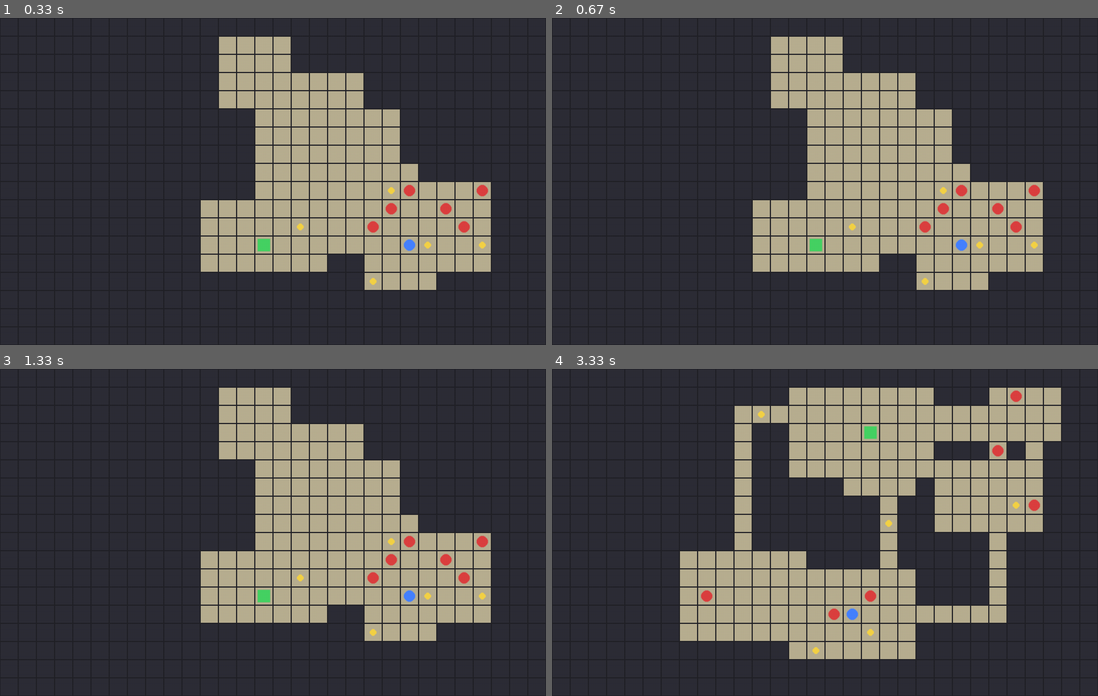
Above: before the commit, frames 1-4 (two rows, left to right).
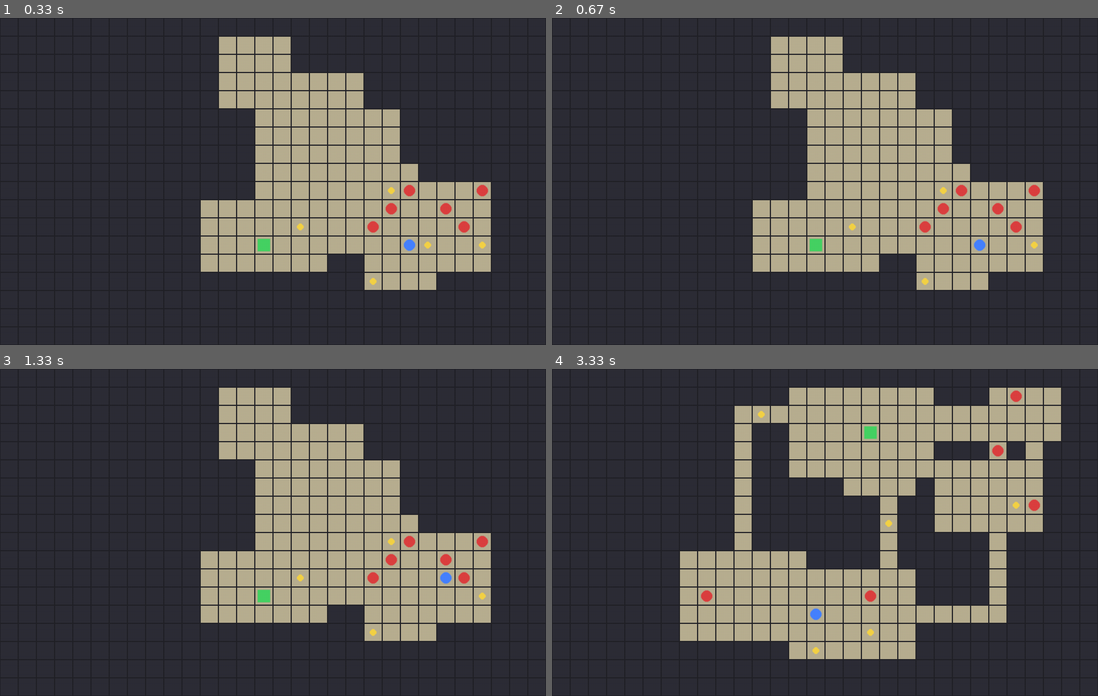
Above: after the commit, the same moments.

Repository: hyunseo-03/DSA-2026-Project
Game: pygame game, started from project.py
Same seed, same stepped clock (60 frames per second), same inputs: the game is played once before the commit and once after it.
Inputs:
- Up to frame 1 (0.33 s): no input
- Up to frame 2 (0.67 s): hold Right from 0.33 s (still down)
- Up to frame 3 (1.33 s): release Right at 0.8 s; hold Up 0.83-1.13 s; hold Right from 1.17 s (still down)
- Up to frame 4 (3.33 s): release Right at 1.63 s; hold Left 1.67-2.2 s; hold Down 2.23-2.53 s; hold R 2.57-2.97 s; hold Left 2.57-2.97 s; hold Left from 3 s (still down)

Frame 1 is identical in both runs. In frame 2, 0.1% of the frame differs, in the area x 73-80%, y 67-72%; in frame 3, 0.1%; in frame 4, 0.2%, in the area x 47-57%, y 73-77%.

Commit message:
Refactor dungeon generation and player movement logic; streamline map drawing functions

Diff:
--- a/project.py
+++ b/project.py
@@ -1,9 +1,6 @@
 import random
 import pygame
 
-# =========================
-# 기본 설정
-# =========================
 MAP_WIDTH = 30
 MAP_HEIGHT = 18
 TILE_SIZE = 32
@@ -30,9 +27,6 @@
 }
 
 
-# =========================
-# 맵 생성 함수
-# =========================
 def create_empty_map():
     return [[WALL for _ in range(MAP_WIDTH)] for _ in range(MAP_HEIGHT)]
 
@@ -60,7 +54,6 @@
     for _ in range(room_count):
         room_w = random.randint(4, 8)
         room_h = random.randint(3, 5)
-
         x = random.randint(1, MAP_WIDTH - room_w - 2)
         y = random.randint(1, MAP_HEIGHT - room_h - 2)
 
@@ -94,58 +87,6 @@
             return x, y
 
 
-# =========================
-# pygame 그리기 함수
-# =========================
-def draw_map(screen, dungeon):
-    screen.fill(COLORS["BACKGROUND"])
-
-    for y in range(MAP_HEIGHT):
-        for x in range(MAP_WIDTH):
-            cell = dungeon[y][x]
-            rect = pygame.Rect(
-                x * TILE_SIZE,
-                y * TILE_SIZE,
-                TILE_SIZE,
-                TILE_SIZE
-            )
-
-            if cell == WALL:
-                pygame.draw.rect(screen, COLORS[WALL], rect)
-            else:
-                pygame.draw.rect(screen, COLORS[FLOOR], rect)
-
-                if cell == PLAYER:
-                    pygame.draw.circle(
-                        screen,
-                        COLORS[PLAYER],
-                        rect.center,
-                        TILE_SIZE // 3
-                    )
-
-                elif cell == EXIT:
-                    exit_rect = rect.inflate(-10, -10)
-                    pygame.draw.rect(screen, COLORS[EXIT], exit_rect)
-
-                elif cell == ENEMY:
-                    pygame.draw.circle(
-                        screen,
-                        COLORS[ENEMY],
-                        rect.center,
-                        TILE_SIZE // 3
-                    )
-
-                elif cell == ITEM:
-                    pygame.draw.circle(
-                        screen,
-                        COLORS[ITEM],
-                        rect.center,
-                        TILE_SIZE // 5
-                    )
-
-            pygame.draw.rect(screen, COLORS["GRID"], rect, 1)
-
-
 def create_game_map():
     dungeon, rooms = generate_dungeon()
 
@@ -161,20 +102,69 @@
     for _ in range(5):
         place_object(dungeon, ITEM)
 
-    return dungeon
+    return dungeon, player_x, player_y
 
 
-# =========================
-# main
-# =========================
+def draw_map(screen, dungeon):
+    screen.fill(COLORS["BACKGROUND"])
+
+    for y in range(MAP_HEIGHT):
+        for x in range(MAP_WIDTH):
+            cell = dungeon[y][x]
+            rect = pygame.Rect(x * TILE_SIZE, y * TILE_SIZE, TILE_SIZE, TILE_SIZE)
+
+            if cell == WALL:
+                pygame.draw.rect(screen, COLORS[WALL], rect)
+            else:
+                pygame.draw.rect(screen, COLORS[FLOOR], rect)
+
+                if cell == PLAYER:
+                    pygame.draw.circle(screen, COLORS[PLAYER], rect.center, TILE_SIZE // 3)
+
+                elif cell == EXIT:
+                    pygame.draw.rect(screen, COLORS[EXIT], rect.inflate(-10, -10))
+
+                elif cell == ENEMY:
+                    pygame.draw.circle(screen, COLORS[ENEMY], rect.center, TILE_SIZE // 3)
+
+                elif cell == ITEM:
+                    pygame.draw.circle(screen, COLORS[ITEM], rect.center, TILE_SIZE // 5)
+
+            pygame.draw.rect(screen, COLORS["GRID"], rect, 1)
+
+
+def move_player(dungeon, player_x, player_y, dx, dy):
+    new_x = player_x + dx
+    new_y = player_y + dy
+
+    target = dungeon[new_y][new_x]
+
+    if target == WALL:
+        return player_x, player_y
+
+    if target == ITEM:
+        print("아이템 획득!")
+
+    if target == ENEMY:
+        print("몬스터와 만남!")
+
+    if target == EXIT:
+        print("출구 도착!")
+
+    dungeon[player_y][player_x] = FLOOR
+    dungeon[new_y][new_x] = PLAYER
+
+    return new_x, new_y
+
+
 def main():
     pygame.init()
 
     screen = pygame.display.set_mode((SCREEN_WIDTH, SCREEN_HEIGHT))
-    pygame.display.set_caption("DSA Dungeon Map Generator")
+    pygame.display.set_caption("DSA Dungeon Game")
 
     clock = pygame.time.Clock()
-    dungeon = create_game_map()
+    dungeon, player_x, player_y = create_game_map()
 
     running = True
     while running:
@@ -182,10 +172,21 @@
             if event.type == pygame.QUIT:
                 running = False
 
-            # R 누르면 새 맵 생성
             if event.type == pygame.KEYDOWN:
                 if event.key == pygame.K_r:
-                    dungeon = create_game_map()
+                    dungeon, player_x, player_y = create_game_map()
+
+                elif event.key == pygame.K_UP:
+                    player_x, player_y = move_player(dungeon, player_x, player_y, 0, -1)
+
+                elif event.key == pygame.K_DOWN:
+                    player_x, player_y = move_player(dungeon, player_x, player_y, 0, 1)
+
+                elif event.key == pygame.K_LEFT:
+                    player_x, player_y = move_player(dungeon, player_x, player_y, -1, 0)
+
+                elif event.key == pygame.K_RIGHT:
+                    player_x, player_y = move_player(dungeon, player_x, player_y, 1, 0)
 
         draw_map(screen, dungeon)
         pygame.display.flip()
